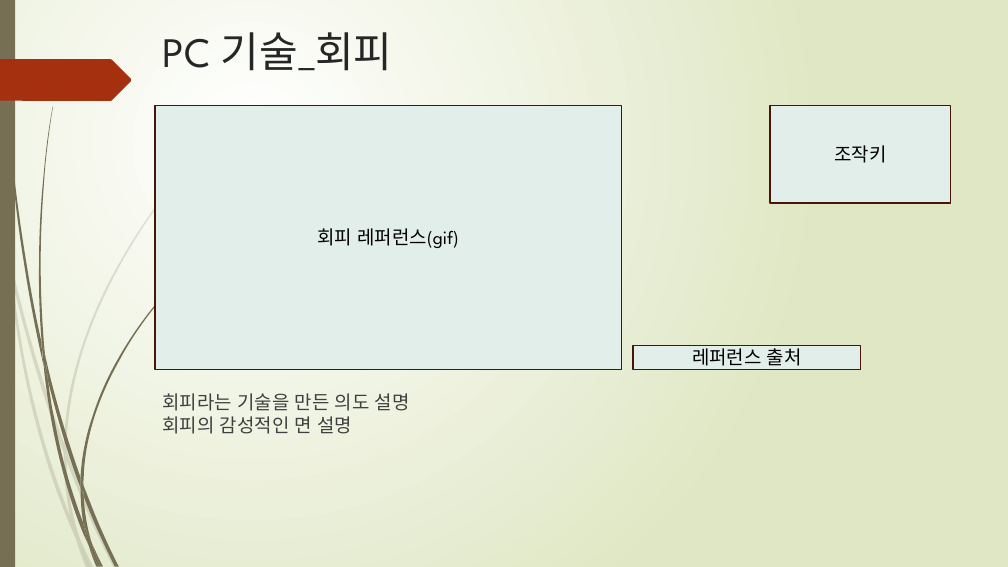
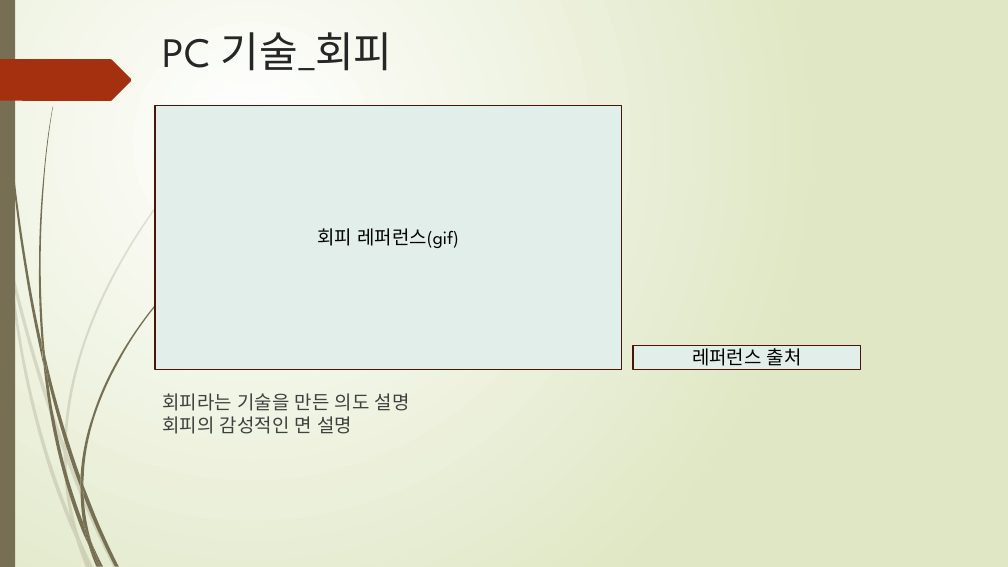
Before and after one commit to SeaNertus/Academy2, a slide deck: slide 9 of 아카데미 수업내용 6월/PC와 PC 기술 기획서.pptx. Drawn at 1008x567 pixels with LibreOffice and Linux fonts; fonts in the diff are those of the drawing. Boxes give left, top, right and bottom in pixels: in the first picture for what was removed or moved away, otherwise in the second. Text is boxed around its words. In the diff, an @@ line names an element or a change of style, - is before the commit and + after.

```diff
--- a/아카데미 수업내용 6월/PC와 PC 기술 기획서.pptx
+++ b/아카데미 수업내용 6월/PC와 PC 기술 기획서.pptx
@@ rectangle removed at [771, 105, 951, 203] @@
-조작키
```
Also in this commit, not shown: 4 other slides changed, 2 other files.
